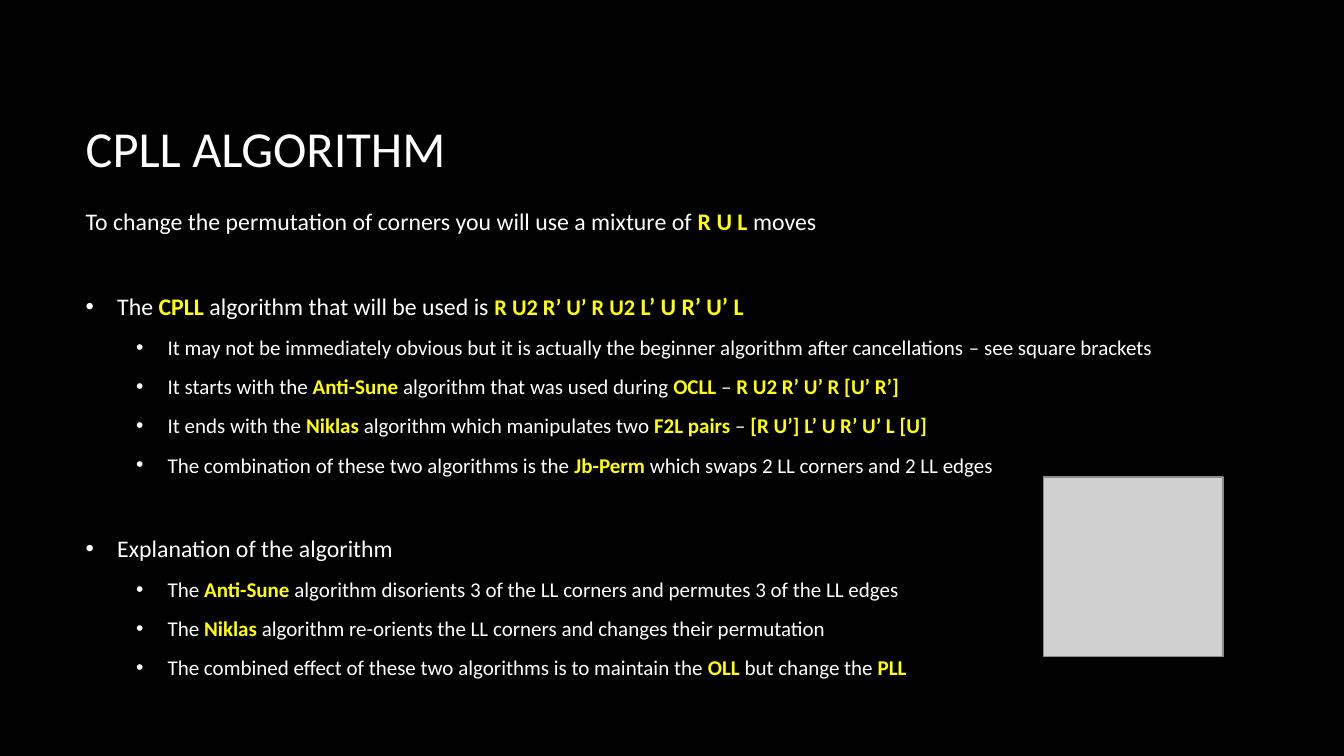
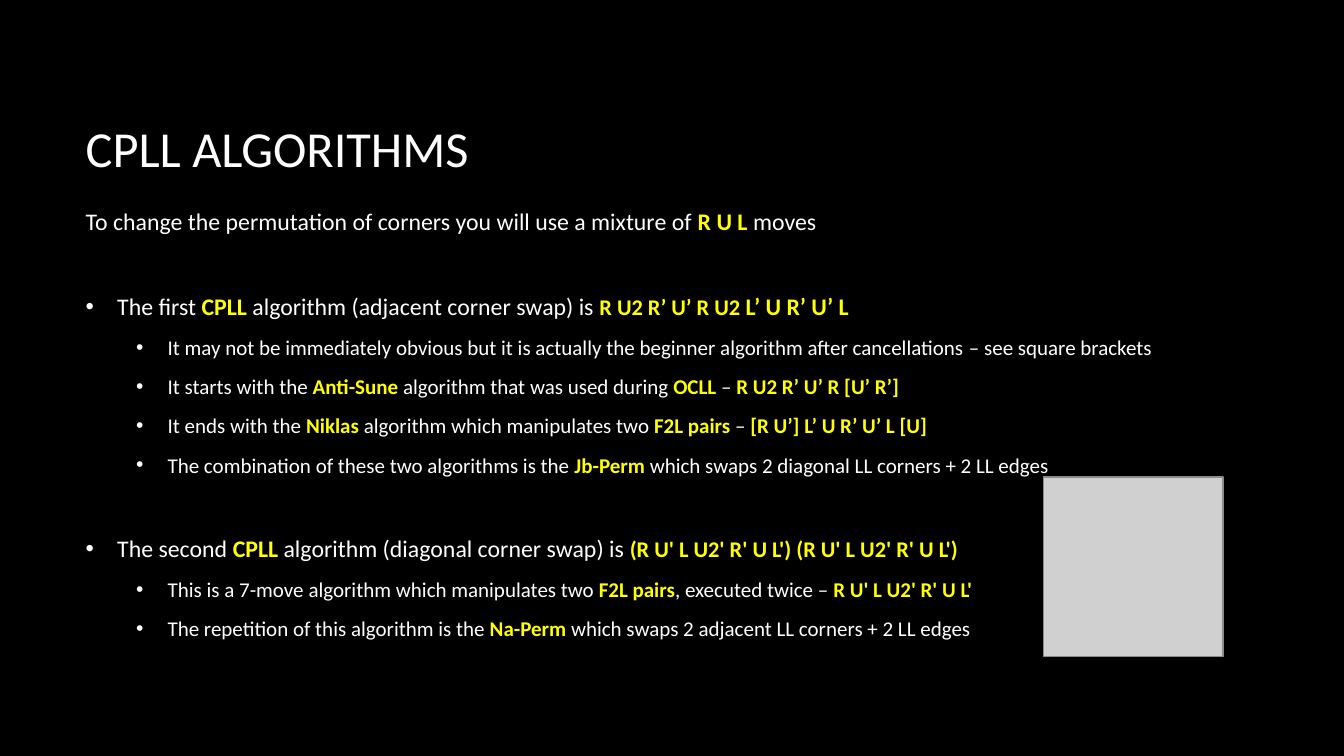
Before and after one commit to Logiqx/cubing-docs, a slide deck: slide 4 of improver/Improver Method Pt. 4.pptx. Drawn at 1344x756 pixels with LibreOffice and Linux fonts; fonts in the diff are those of the drawing; grey boxes stand for pictures; background and template pictures are left out. Boxes give left, top, right and bottom in pixels: in the first picture for what was removed or moved away, otherwise in the second. Text is boxed around its words. In the diff, an @@ line names an element or a change of style, - is before the commit and + after.

Commit message:
Improver PLL - Na-Perm
Introduced Na-Perm for diagonal corner swap during Improver PLL

```diff
--- a/improver/Improver Method Pt. 4.pptx
+++ b/improver/Improver Method Pt. 4.pptx
@@ title at box(86, 134, 468, 168): text changed @@
-CPLL ALGORITHM
+CPLL ALGORITHMS
@@ text at box(117, 297, 849, 319): text changed @@
-• The CPLL algorithm that will be used is R U2 R’ U’ R U2 L’ U R’ U’ L
+• The first CPLL algorithm (adjacent corner swap) is R U2 R’ U’ R U2 L’ U R’ U’ L
@@ text at box(117, 458, 1048, 640): text changed @@
-  • The combination of these two algorithms is the Jb-Perm which swaps 2 LL corners and 2 LL edges
-• Explanation of the algorithm
-  • The Anti-Sune algorithm disorients 3 of the LL corners and permutes 3 of the LL edges
-  • The Niklas algorithm re-orients the LL corners and changes their permutation
-  • The combined effect of these two algorithms is to maintain the OLL but change the PLL
+  • The combination of these two algorithms is the Jb-Perm which swaps 2 diagonal LL corners + 2 LL edges
+• The second CPLL algorithm (diagonal corner swap) is (R U' L U2' R' U L') (R U' L U2' R' U L')
+  • This is a 7-move algorithm which manipulates two F2L pairs, executed twice – R U' L U2' R' U L'
+  • The repetition of this algorithm is the Na-Perm which swaps 2 adjacent LL corners + 2 LL edges
```
Also in this commit, not shown: 4 other slides changed, 1 other file.
